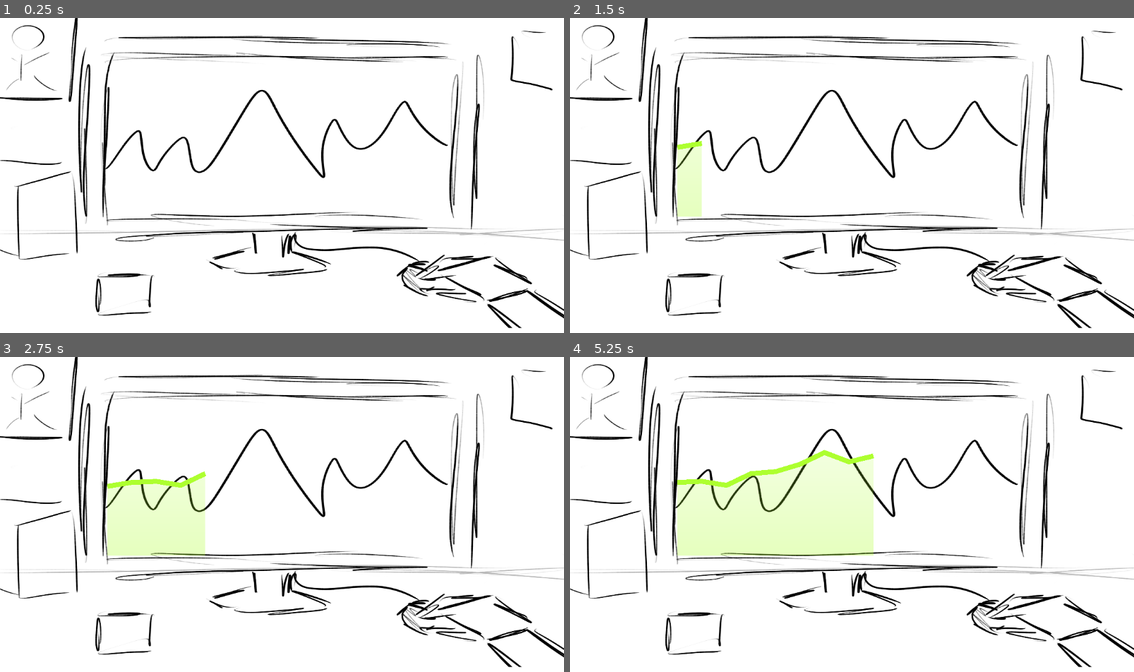
Above: before the commit, frames 1-4 (two rows, left to right).
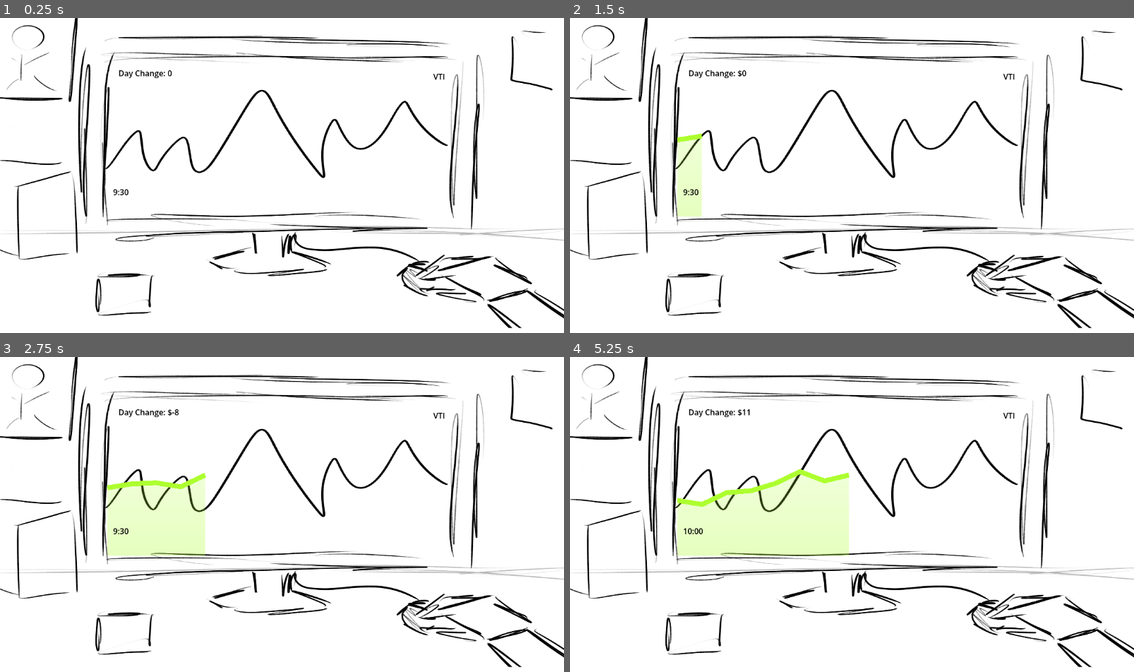
Above: after the commit, the same moments.

Repository: connorheyz/jamfest-2026-buy-signal-game
Game: Godot game, scene res://desktop/desktop.tscn
Same seed, same stepped clock (60 frames per second), same inputs: the game is played once before the commit and once after it. The project has no main scene, so this scene is started directly.
Inputs:
- Up to frame 1 (0.25 s): no input
- Up to frame 2 (1.5 s): tap Enter at 0.5 s; hold A (buy, bound only after the commit) 0.53-1.28 s; tap D (sell, bound only after the commit) at 0.8, 1.35 s
- Up to frame 3 (2.75 s): tap A (buy, bound only after the commit) at 1.55 s; tap Space at 2 s; hold A (buy, bound only after the commit) from 2.03 s (still down); tap D (sell, bound only after the commit) at 2.3 s
- Up to frame 4 (5.25 s): release A (buy, bound only after the commit) at 2.78 s; tap D (sell, bound only after the commit) at 2.85, 3.8, 4.35 s; tap A (buy, bound only after the commit) at 3.05, 4.55 s; tap Enter at 3.5 s; hold A (buy, bound only after the commit) 3.53-4.28 s; tap Space at 5 s; hold A (buy, bound only after the commit) from 5.03 s (still down)

The runs differ from the first frame. In frame 1, 0.2% of the frame differs, in the area x 20-79%, y 16-57%; in frame 2, 0.4%; in frame 3, 0.4%; in frame 4, 3.6%, in the area x 19-79%, y 16-64%.

Commit message:
Add clock, buy/sell UI & ticker updates
Add a StockClock label (desktop/clock.gd) and wire it into desktop.tscn along with new UI nodes: ProfitLabel, TickerLabel, HalfHourTimer and Clock. Enhance StockMinigame (desktop/sock_minigame.gd) to separate price timestamps (current_tick) from displayed half-hour time (current_time), implement half-hour advancement, buy/sell input handling, profit tracking, and day-closed logic; fix price appends to use current_tick and increment it correctly. Update live_stock_ticker.gd to add get_latest_price(), limit transformed vertices to the last 20 points, and adjust offset/polygon updates. Add dotted_line.png asset and its import metadata. Update project settings: rename project and add input mappings for buy/sell (A/D).

Diff:
--- /dev/null
+++ b/desktop/clock.gd
@@ -0,0 +1,7 @@
+extends Label
+class_name StockClock
+
+func update_time_label(time: int):
+	var hour = ((time+1) / 2) + 9
+	var minute = int(time % 2 == 0) * 30
+	text = str(hour) + ":" + (str(minute) if minute > 0 else "00")
--- a/desktop/desktop.tscn
+++ b/desktop/desktop.tscn
@@ -3,6 +3,7 @@
 [ext_resource type="Texture2D" uid="uid://bhilrckvcxdpa" path="res://test/desktop_concept.png" id="1_cg3fv"]
 [ext_resource type="Script" uid="uid://dmh3yvetm8y26" path="res://desktop/sock_minigame.gd" id="1_py4qr"]
 [ext_resource type="PackedScene" uid="uid://5e1so7qveen1" path="res://stock_chart/live_stock_ticker.tscn" id="3_xkt3d"]
+[ext_resource type="Script" uid="uid://dbwvsvfhxscud" path="res://desktop/clock.gd" id="4_xkt3d"]
 
 [node name="Desktop" type="Control" unique_id=1725560712 node_paths=PackedStringArray("stock_ticker")]
 layout_mode = 3
@@ -36,3 +37,41 @@
 unique_name_in_owner = true
 wait_time = 0.5
 autostart = true
+
+[node name="ProfitLabel" type="Label" parent="." unique_id=1638952226]
+unique_name_in_owner = true
+z_index = 1
+layout_mode = 0
+offset_left = 242.0
+offset_top = 101.0
+offset_right = 352.0
+offset_bottom = 160.0
+theme_override_colors/font_color = Color(0, 0, 0, 1)
+text = "Day Change: 0
+"
+
+[node name="TickerLabel" type="Label" parent="." unique_id=1849337047]
+unique_name_in_owner = true
+layout_mode = 0
+offset_left = 848.0
+offset_top = 108.0
+offset_right = 909.0
+offset_bottom = 139.0
+theme_override_colors/font_color = Color(0, 0, 0, 1)
+text = "VTI"
+horizontal_alignment = 2
+
+[node name="HalfHourTimer" type="Timer" parent="." unique_id=421547147]
+unique_name_in_owner = true
+wait_time = 3.0
+autostart = true
+
+[node name="Clock" type="Label" parent="." unique_id=247581126]
+unique_name_in_owner = true
+layout_mode = 0
+offset_left = 231.0
+offset_top = 344.0
+offset_right = 464.0
+offset_bottom = 392.0
+theme_override_colors/font_color = Color(0, 0, 0, 1)
+script = ExtResource("4_xkt3d")
--- a/desktop/sock_minigame.gd
+++ b/desktop/sock_minigame.gd
@@ -2,24 +2,57 @@
 class_name StockMinigame
 
 @export var stock_ticker: StockTicker
-var current_time: float = 0
+var current_tick: float = 0
+
+var current_time: int = 0
+
+var bought_price: float = 0
+var holding: bool = false
+
+var day_closed: bool = false
+
+var profit := 0
 # Called when the node enters the scene tree for the first time.
 func _ready() -> void:
 	%TickTimer.timeout.connect(_on_tick_timeout)
+	%TickerLabel.text = "VTI"
+	%HalfHourTimer.timeout.connect(_advance_time)
+	%Clock.update_time_label(current_time)
+
+func _advance_time() -> void:
+	current_time += 1
+	%Clock.update_time_label(current_time)
+	if current_time < 13:
+		%HalfHourTimer.start()
+	else:
+		%TickTimer.stop()
+		%HalfHourTimer.stop()
+		day_closed = true
+
+
+func _input(event):
+	if event.is_action_pressed("buy"):
+		if not holding and not day_closed:
+			bought_price = stock_ticker.get_latest_price().price
+			holding = true
+	elif event.is_action_pressed("sell"):
+		if holding and not day_closed:
+			profit += stock_ticker.get_latest_price().price - bought_price
+			update_profit_label()
+			holding = false
+
+func update_profit_label():
+	%ProfitLabel.text = "Day Change: $" + str(profit)
 
 func _on_tick_timeout() -> void:
 	var diff: float = (randi() % 50) - 25
 	if stock_ticker.prices.size() < 1:
-		stock_ticker.append_price(Price.new(diff, current_time))
+		stock_ticker.append_price(Price.new(diff, current_tick))
 	else:
-		stock_ticker.append_price(Price.new(stock_ticker.prices[-1].price + diff, current_time))
+		stock_ticker.append_price(Price.new(stock_ticker.prices[-1].price + diff, current_tick))
 	if diff > 0:
 		stock_ticker.set_color(Color.GREEN_YELLOW)
 	else:
 		stock_ticker.set_color(Color.RED)
-	current_time += 1
+	current_tick += 1
 	%TickTimer.start()
-
-# Called every frame. 'delta' is the elapsed time since the previous frame.
-func _process(delta: float) -> void:
-	pass
--- a/project.godot
+++ b/project.godot
@@ -10,9 +10,22 @@
 
 [application]
 
-config/name="Jam Exercises"
+config/name="Jamfest Buy Signal"
 config/features=PackedStringArray("4.6", "Forward Plus")
 config/icon="res://icon.svg"
+
+[input]
+
+buy={
+"deadzone": 0.2,
+"events": [Object(InputEventKey,"resource_local_to_scene":false,"resource_name":"","device":-1,"window_id":0,"alt_pressed":false,"shift_pressed":false,"ctrl_pressed":false,"meta_pressed":false,"pressed":false,"keycode":0,"physical_keycode":65,"key_label":0,"unicode":97,"location":0,"echo":false,"script":null)
+]
+}
+sell={
+"deadzone": 0.2,
+"events": [Object(InputEventKey,"resource_local_to_scene":false,"resource_name":"","device":-1,"window_id":0,"alt_pressed":false,"shift_pressed":false,"ctrl_pressed":false,"meta_pressed":false,"pressed":false,"keycode":0,"physical_keycode":68,"key_label":0,"unicode":100,"location":0,"echo":false,"script":null)
+]
+}
 
 [physics]
 
--- a/stock_chart/live_stock_ticker.gd
+++ b/stock_chart/live_stock_ticker.gd
@@ -25,6 +25,11 @@
 func price_to_height(price: Price) -> float:
 	return origin_y - price.price * vertical_scaling
 
+func get_latest_price() -> Price:
+	if prices.size() > 0:
+		return prices[-1]
+	return null
+
 func price_to_offset(price: Price) -> float:
 	return origin_x + price.time * horizontal_spacing
 
@@ -45,7 +50,7 @@
 	return arr
 
 func create_polygons_from_price_vertices():
-	var transformed_vertices = transform_verticies()
+	var transformed_vertices = transform_verticies().slice(-20)
 	transformed_vertices.append(Vector2((transformed_vertices[-1]).x, floor))
 	transformed_vertices.append(Vector2((transformed_vertices[0]-offset).x, floor))
 	return transformed_vertices
@@ -54,7 +59,7 @@
 	prices.append(price)
 	var vertex: Vector2 = create_vertex_for_price(price)
 	vertices.append(vertex)
+	offset = Vector2(max(0,(price_to_offset(prices[-1])) - (origin_x + get_global_rect().size.x/2)), price_to_height(prices[-1]) - origin_y)
 	%StockLine.points = transform_verticies()
 	var price_polygon: Array[Vector2] = create_polygons_from_price_vertices()
 	%StockPolygon.polygon = price_polygon
-	offset = Vector2(max(0,(price_to_offset(prices[-1])) - (origin_x + get_global_rect().size.x/2)), 0.0)
Not shown, added: desktop/clock.gd.uid
Binary file added: stock_chart/dotted_line.png
Not shown, added: stock_chart/dotted_line.png.import
